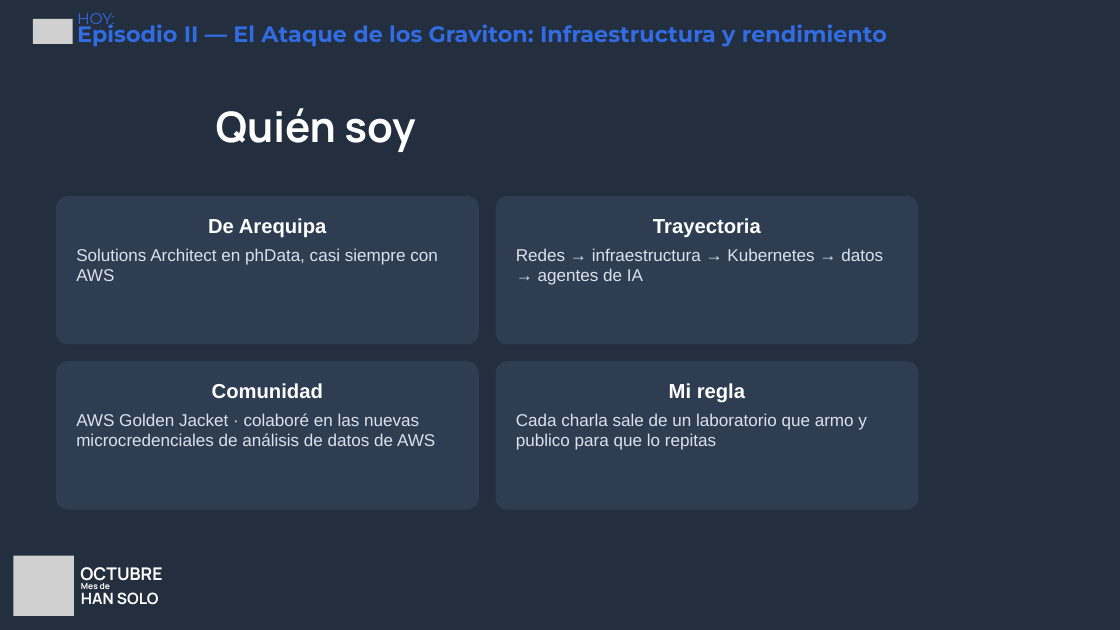
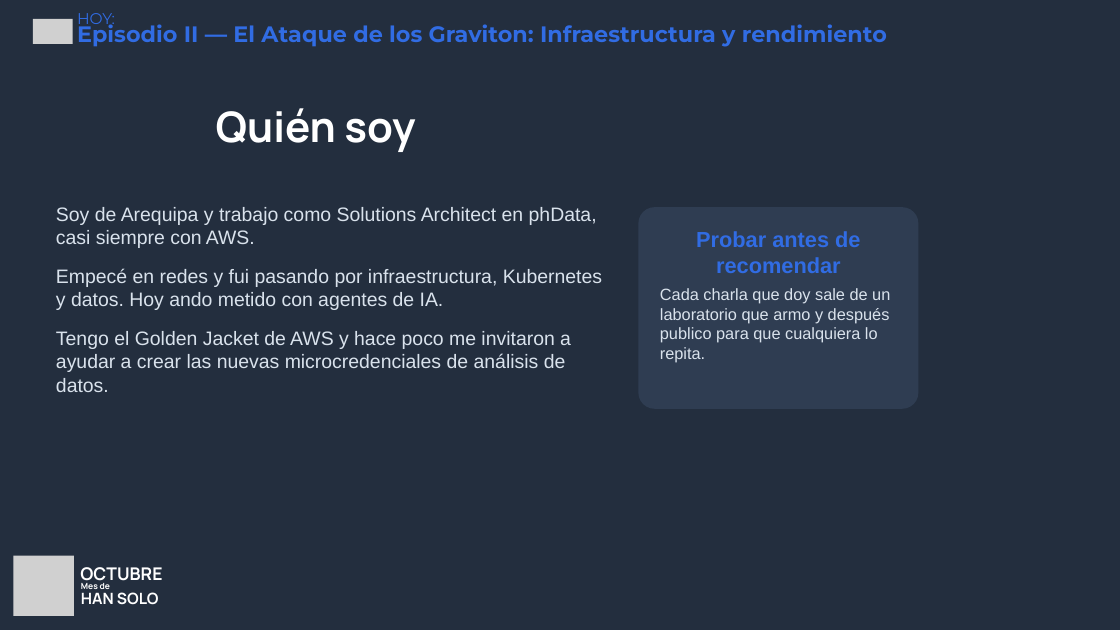
Before and after one commit to andrezc98/redshift-redemption, a slide deck: slide 2 of slides/redshift-redemption.pptx. Drawn at 1120x630 pixels with LibreOffice and Linux fonts; fonts in the diff are those of the drawing; grey boxes stand for pictures; background and template pictures are left out. Boxes give left, top, right and bottom in pixels: in the first picture for what was removed or moved away, otherwise in the second. Text is boxed around its words. In the diff, an @@ line names an element or a change of style, - is before the commit and + after.

```diff
--- a/slides/redshift-redemption.pptx
+++ b/slides/redshift-redemption.pptx
@@ text at (56, 207, 602, 392): text changed; size 22 to 25 pt @@
-De Arequipa
-Solutions Architect en phData, casi siempre con AWS
+Soy de Arequipa y trabajo como Solutions Architect en phData, casi siempre con AWS.
+Empecé en redes y fui pasando por infraestructura, Kubernetes y datos. Hoy ando metido con agentes de IA.
+Tengo el Golden Jacket de AWS y hace poco me invitaron a ayudar a crear las nuevas microcredenciales de análisis de datos.
@@ text "Soy de Arequipa y trabajo ...": place and size @@
-text "Soy de Arequipa y trabajo ..." at (56, 196, 479, 344)
+text "Soy de Arequipa y trabajo ..." at (56, 207, 602, 392)
@@ text "Soy de Arequipa y trabajo ..." at (56, 207, 602, 392): fill #2F3D52 to none @@
@@ rounded rectangle "Probar antes de recomendar": place and size @@
-rounded rectangle "Probar antes de recomendar" at (496, 196, 918, 344)
+rounded rectangle "Probar antes de recomendar" at (638, 207, 918, 409)
@@ text in rounded rectangle at (660, 231, 890, 363): text changed; size 22 to 21 pt @@
-Trayectoria
-Redes → infraestructura → Kubernetes → datos → agentes de IA
+Probar antes de recomendar
+Cada charla que doy sale de un laboratorio que armo y después publico para que cualquiera lo repita.
@@ rounded rectangle removed at (56, 361, 479, 510) @@
-Comunidad
-AWS Golden Jacket · colaboré en las nuevas microcredenciales de análisis de datos de AWS
@@ rounded rectangle removed at (496, 361, 918, 510) @@
-Mi regla
-Cada charla sale de un laboratorio que armo y publico para que lo repitas
```
Also in this commit, not shown: 28 other slides changed, 5 other files.
